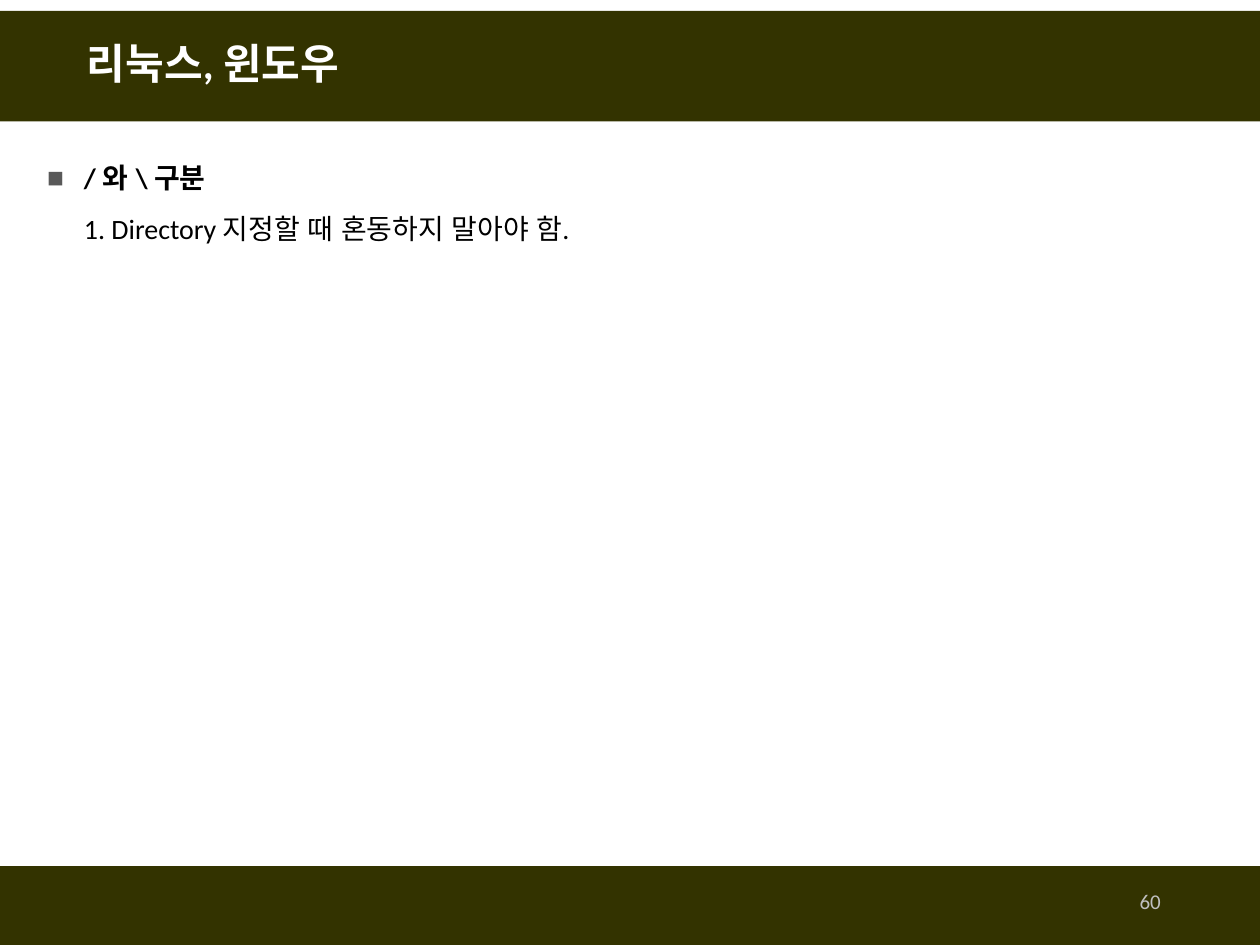
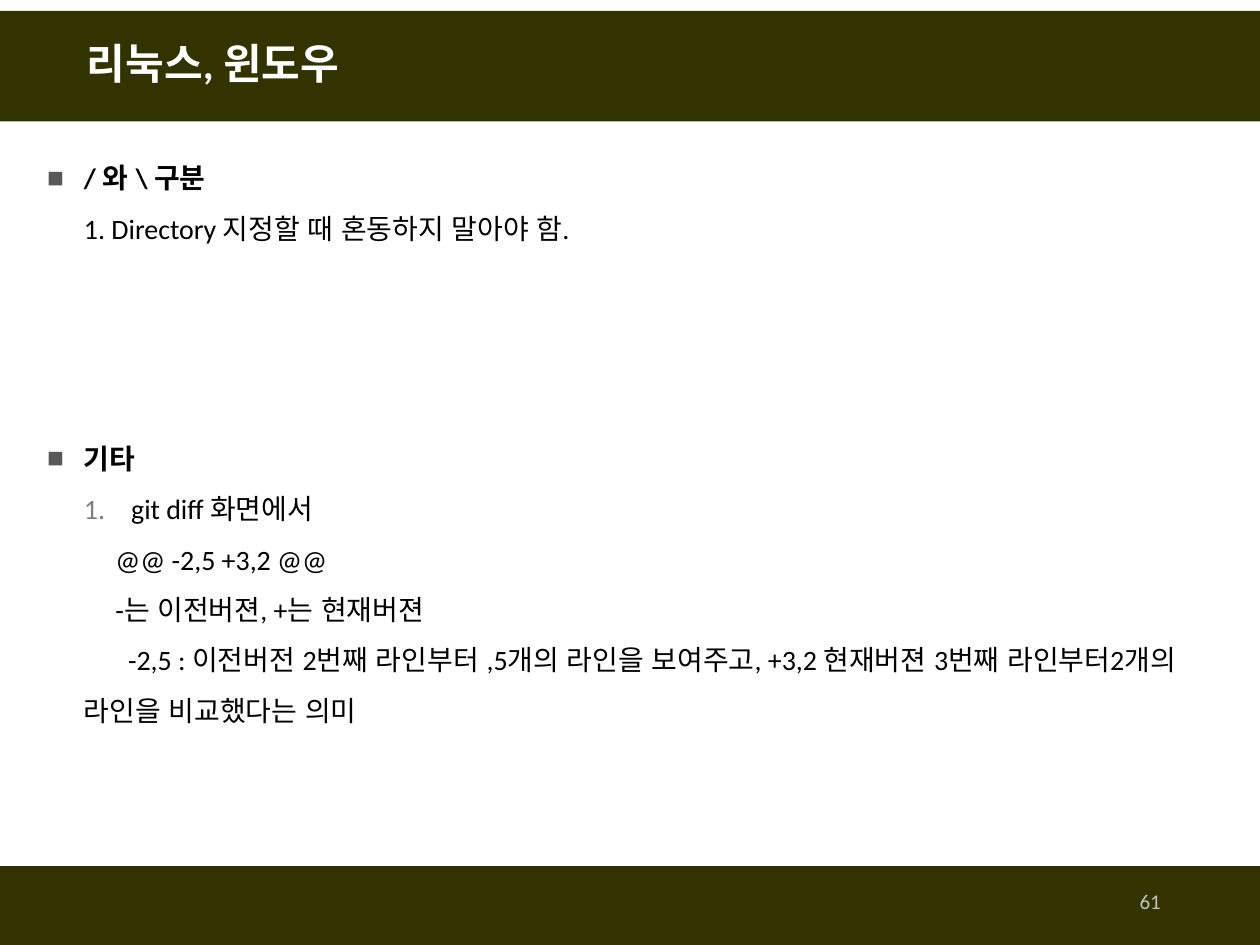
Before and after one commit to fasthill/github-lecture, a slide deck: slide 61 of git및github첫걸음-git사용하기.pptx (slide 60 before the commit). Drawn at 1260x945 pixels with LibreOffice and Linux fonts; fonts in the diff are those of the drawing. Boxes give left, top, right and bottom in pixels: in the first picture for what was removed or moved away, otherwise in the second. Text is boxed around its words. In the diff, an @@ line names an element or a change of style, - is before the commit and + after.

```diff
--- a/git및github첫걸음-git사용하기.pptx
+++ b/git및github첫걸음-git사용하기.pptx
@@ text added at [84,445,1175,724], 16 pt, text #000000 @@
+■ 기타
+  1. git diff 화면에서
+  @@ -2,5 +3,2 @@
+  -는 이전버젼, +는 현재버젼
+  -2,5 : 이전버전 2번째 라인부터 ,5개의 라인을 보여주고, +3,2 현재버젼 3번째 라인부터2개의 라인을 비교했다는 의미
@@ page number at [1140,895,1161,909]: text changed @@
-60
+61
```
Also in this commit, not shown: 2 other slides changed, 1 slide added, 3 other files.
